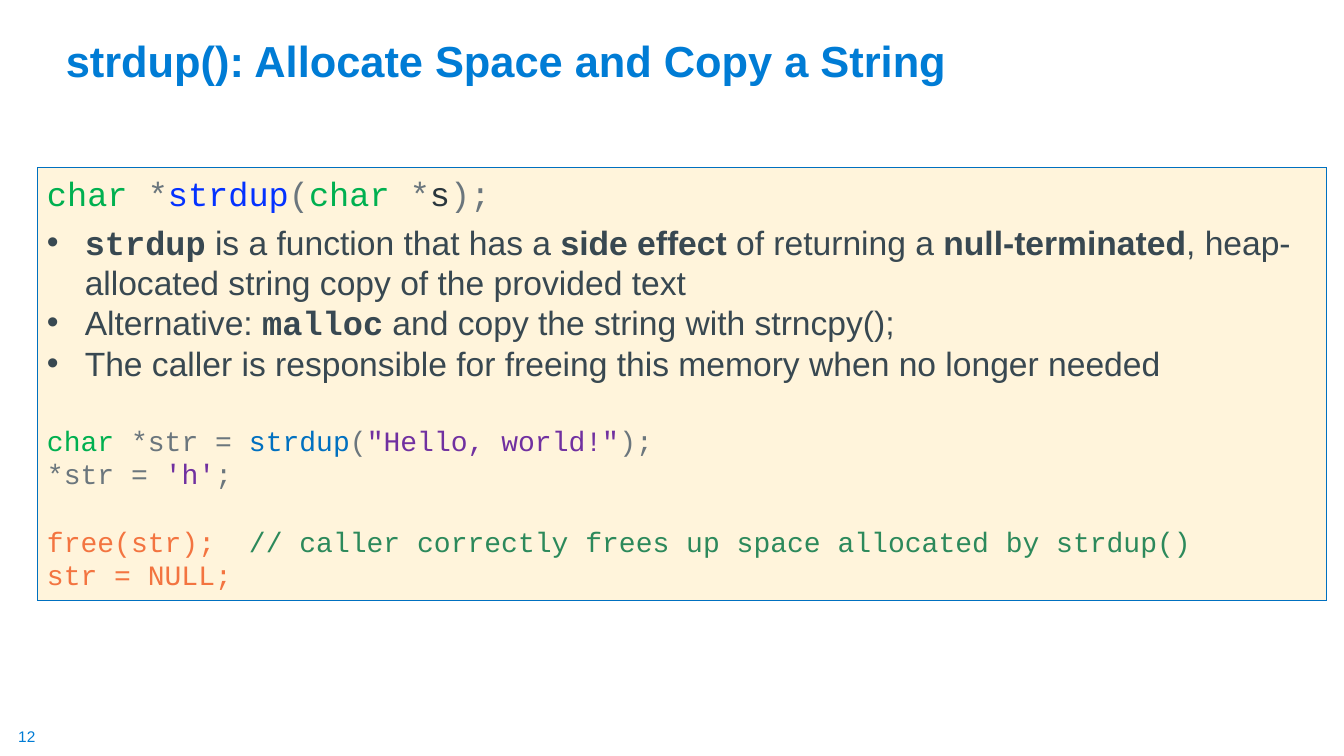
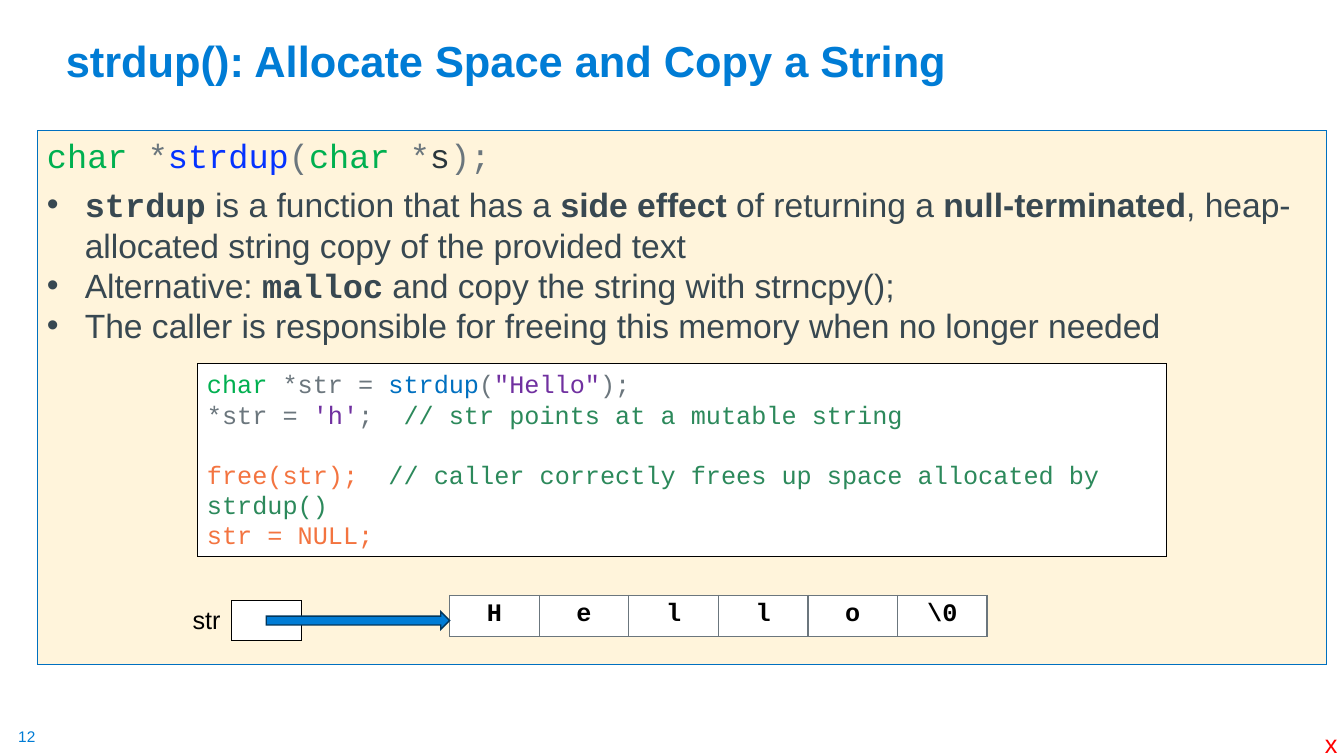
Before and after one commit to cse30-sp24/Muller-Slides, a slide deck: slide 12 of Lecture-9.pptx. Drawn at 1344x756 pixels with LibreOffice and Linux fonts; fonts in the diff are those of the drawing. Boxes give left, top, right and bottom in pixels: in the first picture for what was removed or moved away, otherwise in the second. Text is boxed around its words. In the diff, an @@ line names an element or a change of style, - is before the commit and + after.

```diff
--- a/Lecture-9.pptx
+++ b/Lecture-9.pptx
@@ rectangle "char *strdup(char *s);": place and size @@
-rectangle "char *strdup(char *s);" at [37,168,1327,601]
+rectangle "char *strdup(char *s);" at [37,130,1327,664]
@@ rectangle added at [197,364,1167,558], fill #FFFFFF, outline #000000 0.75 pt, 18 pt, text #2C895B @@
+char *str = strdup("Hello");
+*str = 'h'; // str points at a mutable string
+free(str); // caller correctly frees up space allocated by strdup()
+str = NULL;
@@ text in rectangle at [47,431,1191,590]: paragraphs removed @@
-char *str = strdup("Hello, world!");
-*str = 'h';
-free(str); // caller correctly frees up space allocated by strdup()
-str = NULL;
@@ table added at [450,596,988,637], 1 rows, 6 columns @@
+H | e | l | l | o | \0
@@ text added at [193,612,221,630], 18 pt, text #000000 @@
+str
@@ rectangle added at [232,600,301,640], fill #FFFFFF, outline #000000 0.75 pt @@
@@ right arrow added at [266,612,450,630], fill #007CD5, outline #00365D 1 pt @@
@@ text added at [1325,739,1338,753], 18 pt, text #FF0000 @@
+x
```
Also in this commit, not shown: 12 other slides changed, 1 slide added, 1 slide removed, 1 other file.
